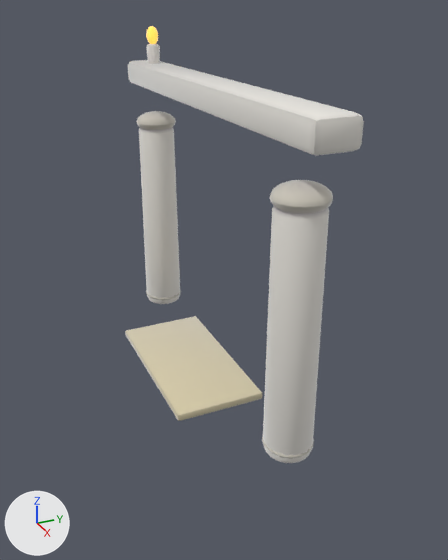
What one commit did to the glTF model assets/models/gates/f7dd9d60.glb.
Both versions are drawn from a 50 mm lens placed at (7.26, -3.1, 4.88), pointed at (0.53, -0.07, 1.51). Arrows for +X, +Y and +Z are at lower left; the lights stay in place. The first picture is the older version. Vertices at exactly the same position are counted once.

The first picture shows 'gate_f7dd9d60'.
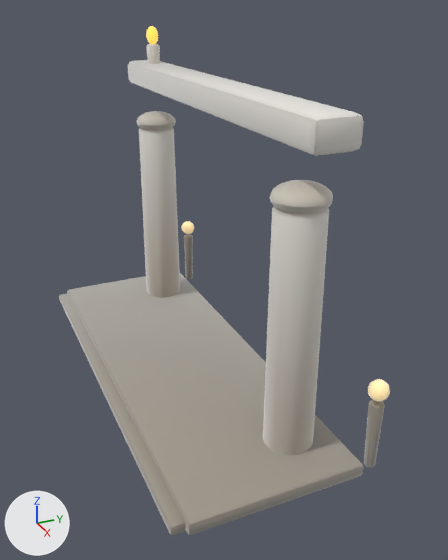
What differs and where, as boxes (x1, y1, x2, y2) in the pictures (448 x 560 px):
'gate_f7dd9d60', reshaped (38% wider, 16% taller): before (125, 26, 364, 463); after (59, 26, 390, 535)
part 1 of me_gate_f7dd9d60, added: after (181, 221, 194, 234)
part 2 of me_gate_f7dd9d60, added: after (368, 379, 390, 401)
part 3 of me_gate_f7dd9d60, added: after (184, 235, 193, 279)
part 4 of me_gate_f7dd9d60, added: after (364, 400, 385, 468)
part 5 of me_gate_f7dd9d60, added: after (67, 273, 364, 535)
part 6 of me_gate_f7dd9d60, added: after (59, 293, 186, 535)
part 7 of me_gate_f7dd9d60, recoloured: before (125, 54, 321, 463); after (143, 54, 321, 456)

The change, as a diff of the scene's bpy script:
```diff
--- a/assets/models/gates/f7dd9d60.glb.py
+++ b/assets/models/gates/f7dd9d60.glb.py
@@ mat_clay__b9b2a2_0_93 @@
+mat_clay__b9b2a2_0_93 = bpy.data.materials.new('clay_#B9B2A2_0.93_-')
+# nodes: BsdfPrincipled, Mix, OutputMaterial, VertexColor
+# colours: grey #b9b2a2, mixed with the vertex colours
@@ mat_clay__ffe2a8_0_95__ffe2a8 @@
+mat_clay__ffe2a8_0_95__ffe2a8 = bpy.data.materials.new('clay_#FFE2A8_0.95_#FFE2A8')
+# nodes: BsdfPrincipled, Mix, OutputMaterial, VertexColor
+# colours: beige #bca67a, beige #ffe2a8, mixed with the vertex colours
@@ mat_clay__9e978a_0_93 @@
+mat_clay__9e978a_0_93 = bpy.data.materials.new('clay_#9E978A_0.93_-')
+# nodes: BsdfPrincipled, Mix, OutputMaterial, VertexColor
+# colours: grey #9e978a, mixed with the vertex colours
@@ me_gate_f7dd9d60 @@
 # used by ob_gate_f7dd9d60; location = (0.0, 0.0, 0.0)
-me_gate_f7dd9d60.from_pydata(...)  # 1322 vertices, 2596 faces; spans x -2.79..2.8, y -1.0..0.31, z 0.0..4.48
+me_gate_f7dd9d60.from_pydata(...)  # 1822 vertices, 3568 faces; spans x -2.97..2.97, y -1.71..0.83, z 0.0..4.48
+# me_gate_f7dd9d60 part 1: a new loose piece, a UV sphere (10 segments, 6 rings, poles along z) spanning x -2.95..-2.71, y 0.61..0.83, z 0.9..1.14, in mat_clay__ffe2a8_0_95__ffe2a8
+# me_gate_f7dd9d60 part 2: a new loose piece, a UV sphere (10 segments, 6 rings, poles along z) spanning x 2.71..2.95, y 0.61..0.83, z 0.9..1.14, in mat_clay__ffe2a8_0_95__ffe2a8
+# me_gate_f7dd9d60 part 3: a new loose piece of 114 vertices spanning x -2.91..-2.75, y 0.64..0.8, z 0.0..0.86, in mat_clay__9e978a_0_93
+# me_gate_f7dd9d60 part 4: a new loose piece of 114 vertices spanning x 2.75..2.91, y 0.63..0.8, z 0.0..0.86, in mat_clay__9e978a_0_93
+# me_gate_f7dd9d60 part 5: a new loose piece of 56 vertices spanning x -2.97..2.97, y -1.55..0.55, z 0.0..0.16, in mat_clay__9e978a_0_93
+# me_gate_f7dd9d60 part 6: a new loose piece of 56 vertices spanning x -2.89..2.89, y -1.71..-1.37, z 0.0..0.12, in mat_clay__9e978a_0_93
+# me_gate_f7dd9d60 part 7: 2562 kept faces spanning x -2.79..2.8, y -1.0..0.31, z 0.0..4.46 get new vertex colours
+# other edits to the shape of me_gate_f7dd9d60 do not show in these pictures
 me_gate_f7dd9d60.materials.append(mat_clay__f4f0e8_0_92)
@@ me_gate_f7dd9d60 @@
 me_gate_f7dd9d60.materials.append(mat_clay__d8cca8_0_93)
+me_gate_f7dd9d60.materials.append(mat_clay__9e978a_0_93)
+me_gate_f7dd9d60.materials.append(mat_clay__b9b2a2_0_93)
+me_gate_f7dd9d60.materials.append(mat_clay__ffe2a8_0_95__ffe2a8)
```
